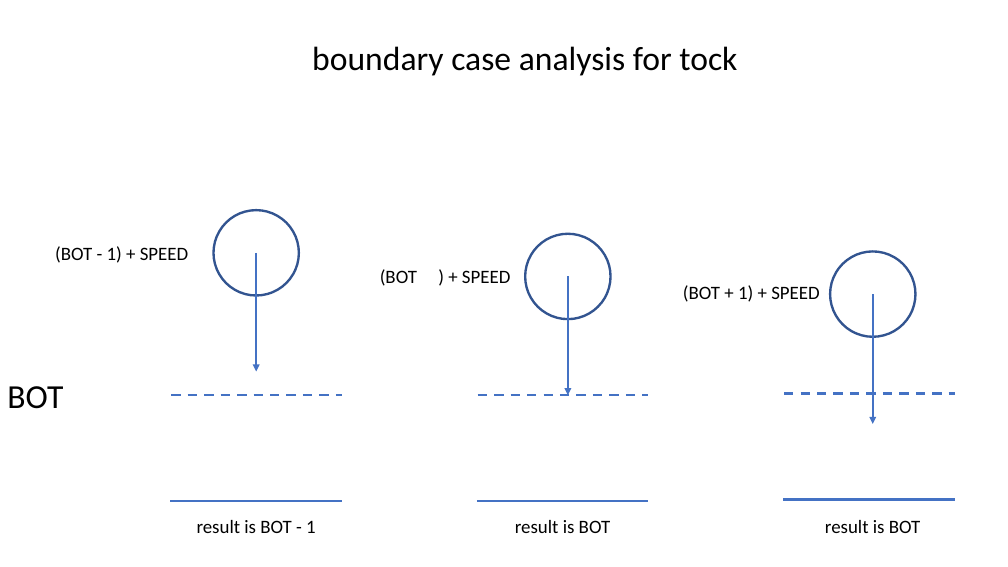
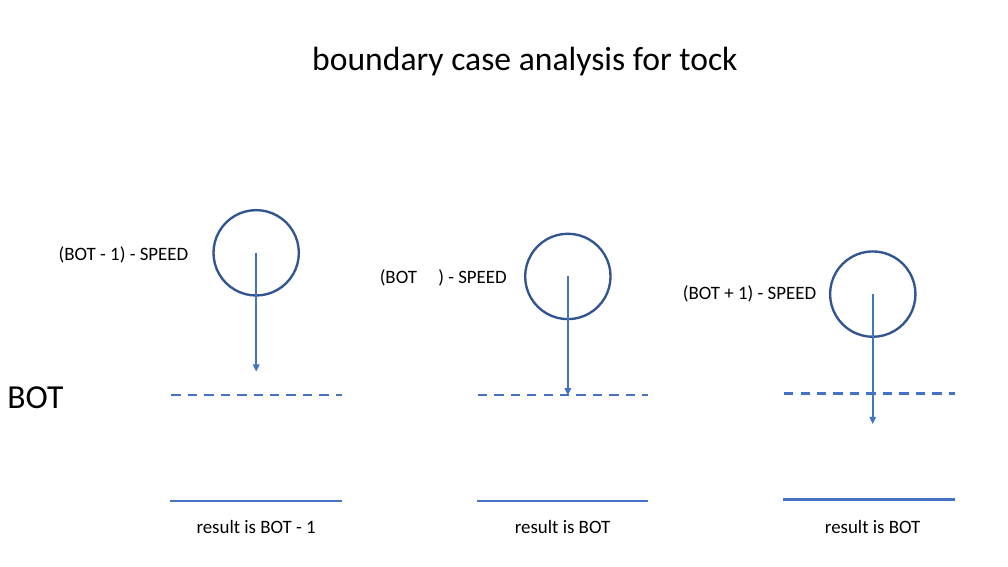
Before and after one commit to GregorKiczales/spd-materials, a slide deck: slide 7 of instructor/l05/l05-pad.pptx (slide 6 before the commit). Drawn at 1008x567 pixels with LibreOffice and Linux fonts; fonts in the diff are those of the drawing. Boxes give left, top, right and bottom in pixels: in the first picture for what was removed or moved away, otherwise in the second. Text is boxed around its words. In the diff, an @@ line names an element or a change of style, - is before the commit and + after.

```diff
--- a/instructor/l05/l05-pad.pptx
+++ b/instructor/l05/l05-pad.pptx
@@ text at <box>59,246,188,263</box>: text changed @@
-(BOT - 1) + SPEED
+(BOT - 1) - SPEED
@@ text at <box>380,269,506,286</box>: text changed @@
-(BOT ) + SPEED
+(BOT ) - SPEED
@@ text at <box>683,285,816,302</box>: text changed @@
-(BOT + 1) + SPEED
+(BOT + 1) - SPEED
```
Also in this commit, not shown: 2 slides added, 1 slide removed.
